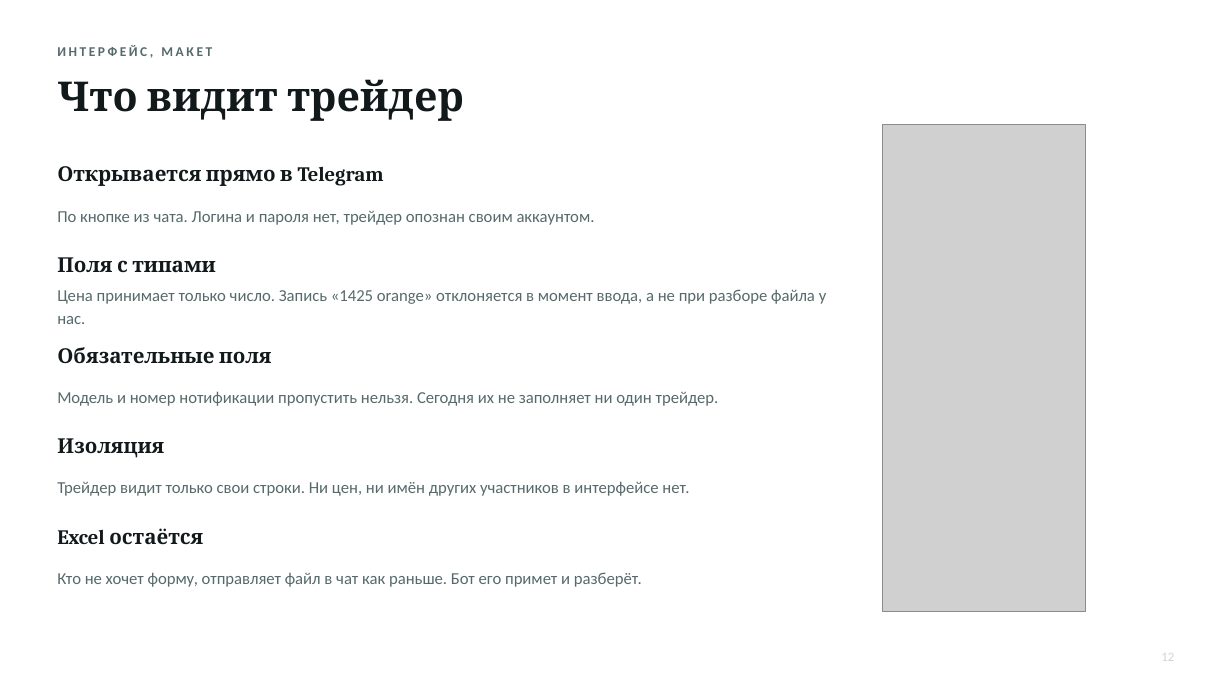
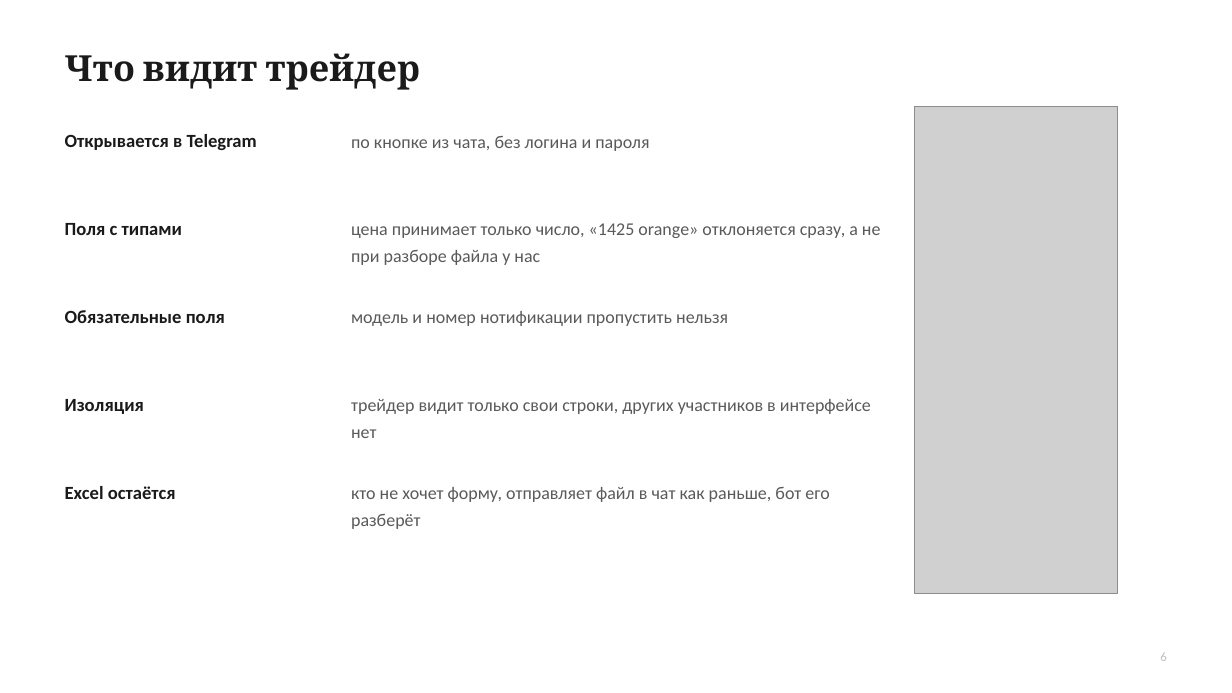
Before and after one commit to headecom5el/tender_calculator, a slide deck: slide 7 of docs/tendernyy-kalkulyator.pptx (slide 12 before the commit). Drawn at 1232x693 pixels with LibreOffice and Linux fonts; fonts in the diff are those of the drawing; grey boxes stand for pictures. Boxes give left, top, right and bottom in pixels: in the first picture for what was removed or moved away, otherwise in the second. Text is boxed around its words. In the diff, an @@ line names an element or a change of style, - is before the commit and + after.

```diff
--- a/docs/tendernyy-kalkulyator.pptx
+++ b/docs/tendernyy-kalkulyator.pptx
@@ text removed at (57,45,212,58) @@
-ИНТЕРФЕЙС, МАКЕТ
@@ text "Что видит трейдер": place and size @@
-text "Что видит трейдер" at (57,79,464,121)
+text "Что видит трейдер" at (65,53,420,90)
@@ text "Что видит трейдер" at (65,53,420,90): size 32 to 28 pt, text colour #12191A to #1A1A1A @@
@@ picture: place and size @@
-picture at (883,125,1086,612)
+picture at (915,106,1118,593)
@@ text at (65,134,257,150): text changed; size 16 to 14.5 pt; font Cambria to Calibri; text colour #12191A to #1A1A1A @@
-Открывается прямо в Telegram
+Открывается в Telegram
@@ text at (351,136,649,151): text changed; size 13 to 14 pt; text colour #566A6B to #5A5A5A @@
-По кнопке из чата. Логина и пароля нет, трейдер опознан своим аккаунтом.
+по кнопке из чата, без логина и пароля
@@ text "Поля с типами": place and size @@
-text "Поля с типами" at (57,257,216,273)
+text "Поля с типами" at (65,223,182,235)
@@ text at (351,223,881,265): text changed; size 13 to 14 pt; text colour #566A6B to #5A5A5A @@
-Цена принимает только число. Запись «1425 orange» отклоняется в момент ввода, а не при разборе файла у нас.
+цена принимает только число, «1425 orange» отклоняется сразу, а не при разборе файла у нас
@@ text "Обязательные поля": place and size @@
-text "Обязательные поля" at (57,347,271,364)
+text "Обязательные поля" at (65,310,225,323)
@@ vertical alignment middle to top in 6 elements at (351,487,829,529), (351,223,881,265), (65,134,257,150), (351,399,871,438), (351,136,649,151), (351,311,728,326) @@
@@ text at (351,311,728,326): text changed; size 13 to 14 pt; text colour #566A6B to #5A5A5A @@
-Модель и номер нотификации пропустить нельзя. Сегодня их не заполняет ни один трейдер.
+модель и номер нотификации пропустить нельзя
@@ text "Изоляция": place and size @@
-text "Изоляция" at (57,438,164,458)
+text "Изоляция" at (65,399,144,414)
@@ text at (351,399,871,438): text changed; size 13 to 14 pt; text colour #566A6B to #5A5A5A @@
-Трейдер видит только свои строки. Ни цен, ни имён других участников в интерфейсе нет.
+трейдер видит только свои строки, других участников в интерфейсе нет
@@ size 16 to 14.5 pt, font Cambria to Calibri, text colour #12191A to #1A1A1A; line spacing 1 to 21pt; vertical alignment middle to top in 4 elements at (65,223,182,235), (65,310,225,323), (65,399,144,414), (65,486,176,499) @@
@@ text "Excel остаётся": place and size @@
-text "Excel остаётся" at (57,528,203,545)
+text "Excel остаётся" at (65,486,176,499)
@@ text at (351,487,829,529): text changed; size 13 to 14 pt; text colour #566A6B to #5A5A5A @@
-Кто не хочет форму, отправляет файл в чат как раньше. Бот его примет и разберёт.
+кто не хочет форму, отправляет файл в чат как раньше, бот его разберёт
@@ text added at (1160,652,1166,661), 10 pt, text #BFBFBF @@
+6
@@ text removed at (1161,653,1174,661) @@
-12
```
Also in this commit, not shown: 5 other slides changed, 5 slides added, 12 slides removed, 1 other file.
